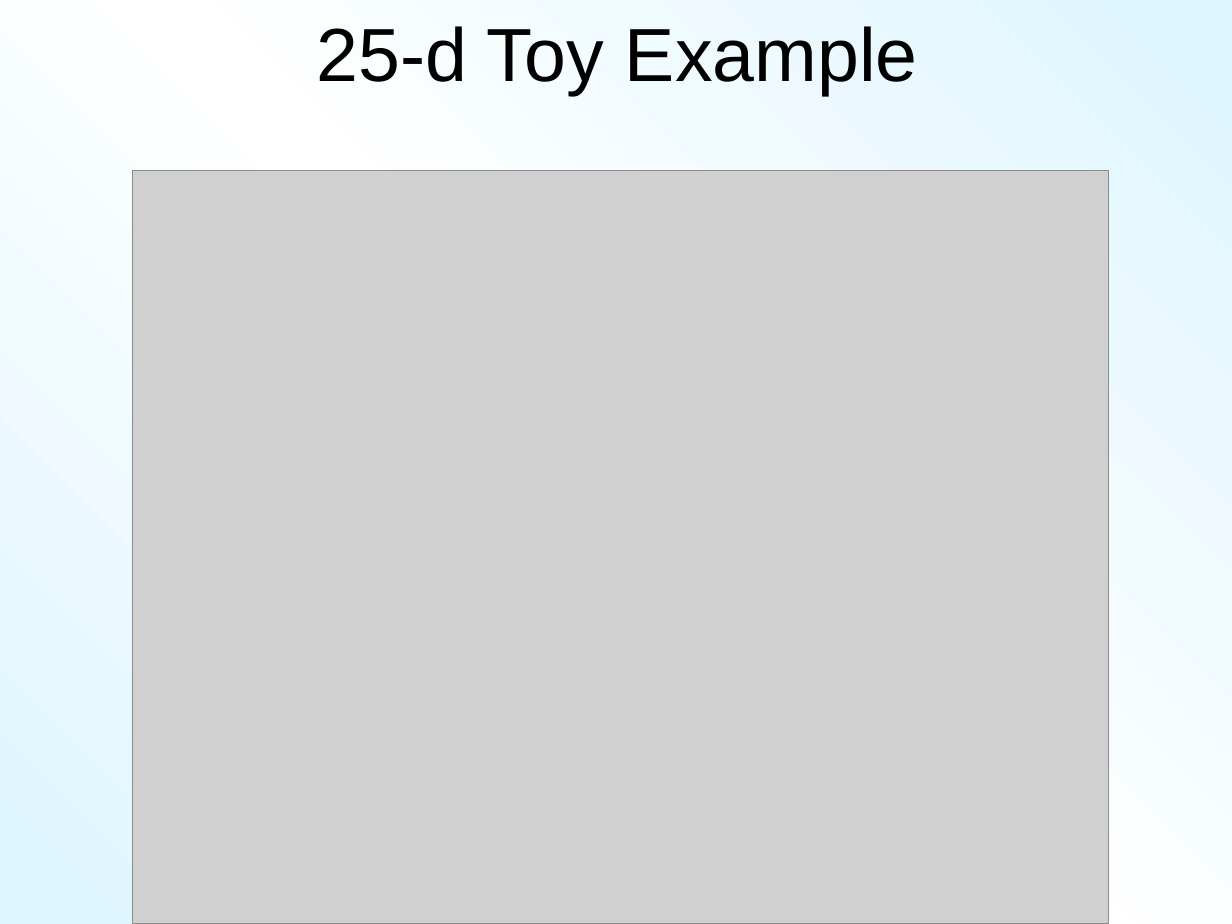
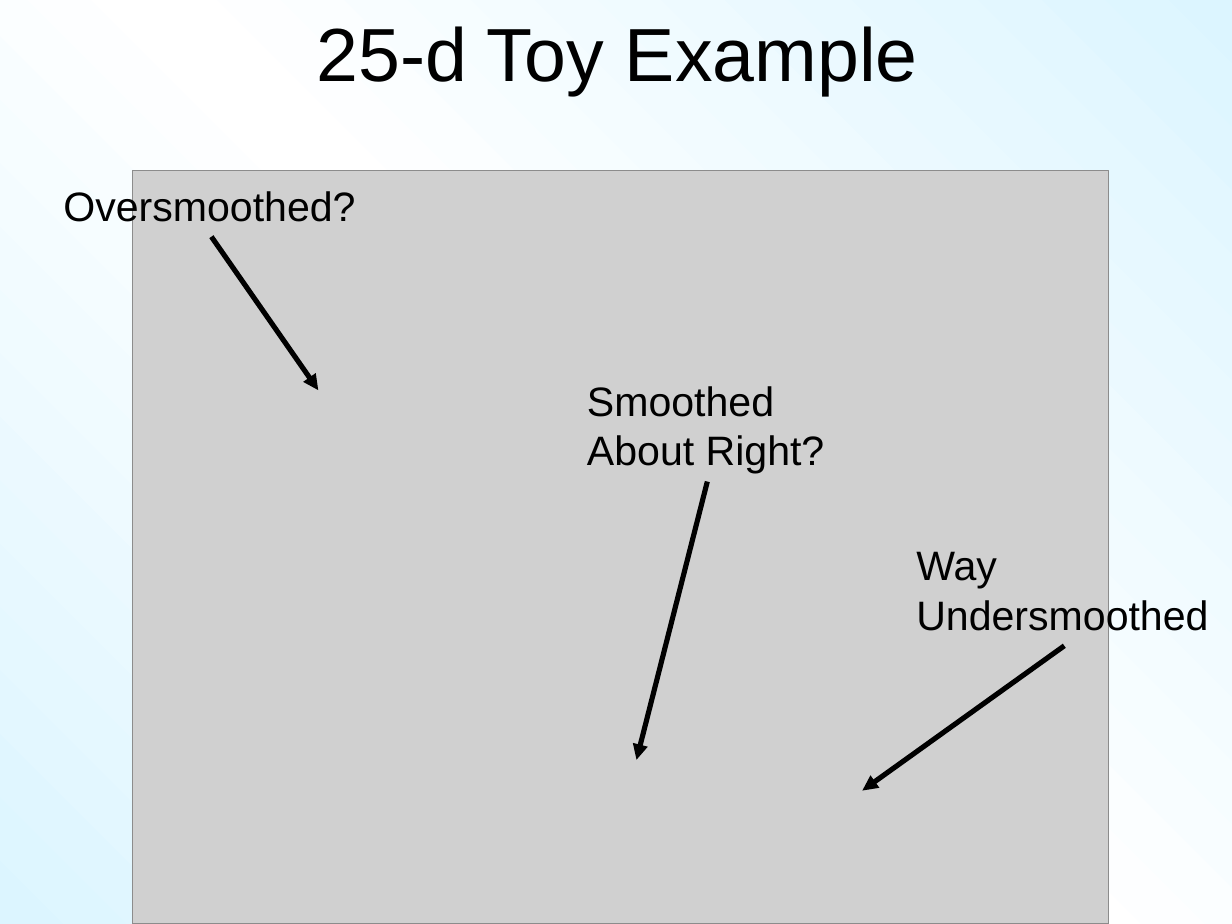
Before and after one commit to hamiltonw/HiDimKDE, a slide deck: slide 63 of HidKDE1.pptx. Drawn at 1232x924 pixels with LibreOffice and Linux fonts; fonts in the diff are those of the drawing; grey boxes stand for pictures. Boxes give left, top, right and bottom in pixels: in the first picture for what was removed or moved away, otherwise in the second. Text is boxed around its words. In the diff, an @@ line names an element or a change of style, - is before the commit and + after.

```diff
--- a/HidKDE1.pptx
+++ b/HidKDE1.pptx
@@ text added at (63, 188, 355, 229), 24 pt, text #000000 @@
+Oversmoothed?
@@ arrow added from (212, 237) to (318, 391), #000000 3 pt @@
@@ text added at (587, 386, 825, 474), 24 pt, text #000000 @@
+Smoothed
+About Right?
@@ arrow added from (707, 482) to (637, 760), #000000 3 pt @@
@@ text added at (916, 551, 1208, 638), 24 pt, text #000000 @@
+Way
+Undersmoothed
@@ arrow added from (1064, 646) to (862, 791), #000000 3 pt @@
```
Also in this commit, not shown: 2 other slides changed, 1 other file.
